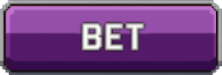
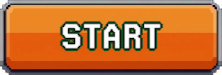
Revision of a layered 222 × 75 image; what changed, layer by layer:
added layer "start" above "bet" over [0, 0, 222, 75]
hid "bet" over [6, 6, 216, 70]
